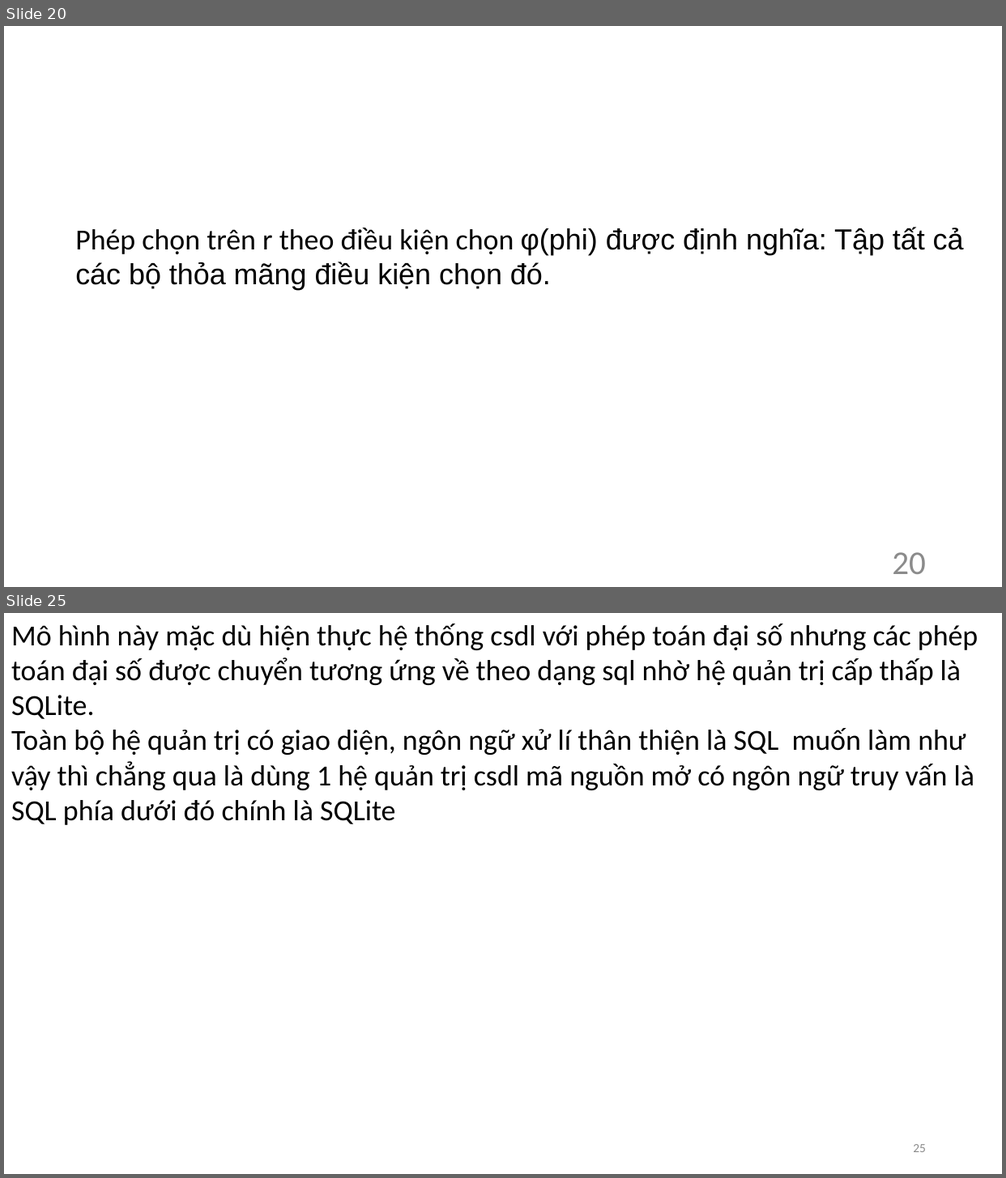
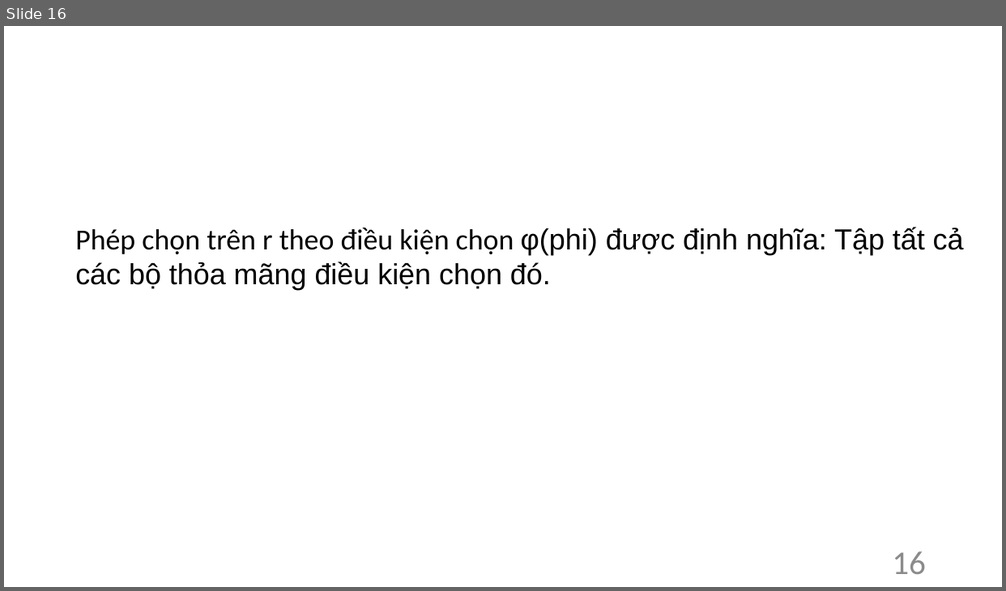
Before and after one commit to Nguyen-Dinh-Sang/PRDB_SQLine, a slide deck: Document/KLTN_Script.pptx. Shown one above the other, each under a label of ours: slides 20 and 25 before the commit, slide 16 after it; the slides between them are not shown. The pictures are 1006x1178 and 1006x591 pixels, drawn with LibreOffice and Linux fonts; fonts in the diff are those of the drawing. Boxes give left, top, right and bottom in pixels: in the first picture for what was removed or moved away, otherwise in the second. Text is boxed around its words. In the diff, an @@ line names an element or a change of style, - is before the commit and + after.

```diff
--- a/Document/KLTN_Script.pptx
+++ b/Document/KLTN_Script.pptx
@@ slide 25 removed at (4, 613, 1002, 1174), background #FFFFFF @@
@@ text removed at (11, 624, 978, 825) @@
-Mô hình này mặc dù hiện thực hệ thống csdl với phép toán đại số nhưng các phép toán đại số được chuyển tương ứng về theo dạng sql nhờ hệ quản trị cấp thấp là SQLite.
-Toàn bộ hệ quản trị có giao diện, ngôn ngữ xử lí thân thiện là SQL muốn làm như vậy thì chẳng qua là dùng 1 hệ quản trị csdl mã nguồn mở có ngôn ngữ truy vấn là SQL phía dưới đó chính là SQLite
@@ page number removed at (913, 1144, 926, 1152) @@
-25
@@ what was slide 20 is now slide 16 @@
@@ page number at (892, 552, 926, 574): text changed @@
-20
+16
```
Also in this commit, not shown: 2 slides changed, 15 slides added, 9 other slides removed, 2 other files.
